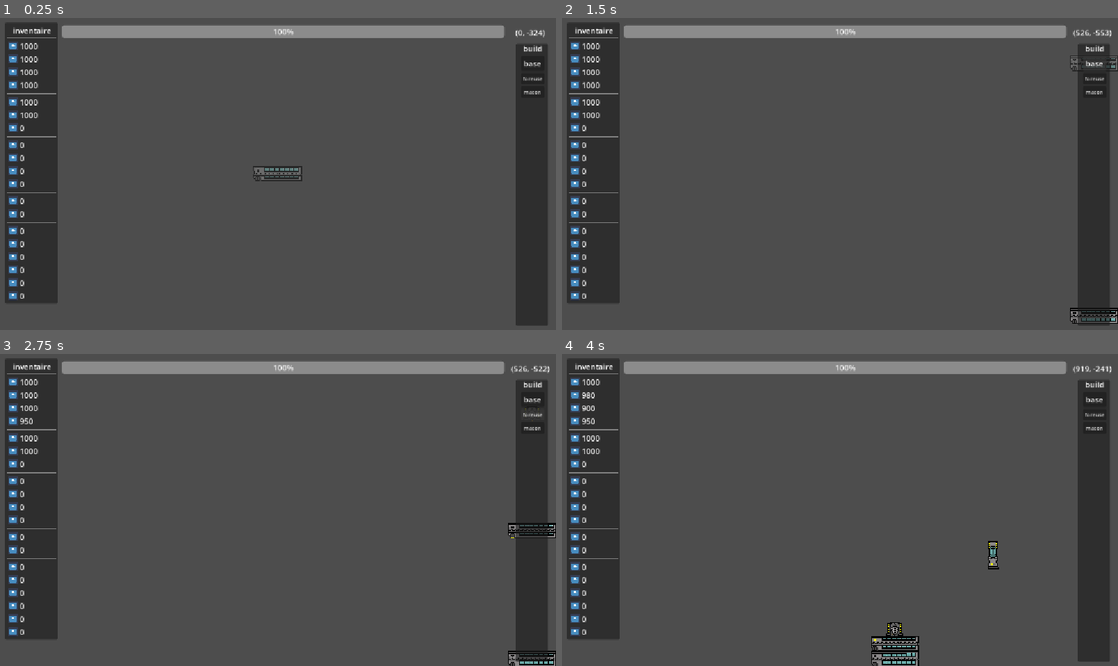
Above: before the commit, frames 1-4 (two rows, left to right).
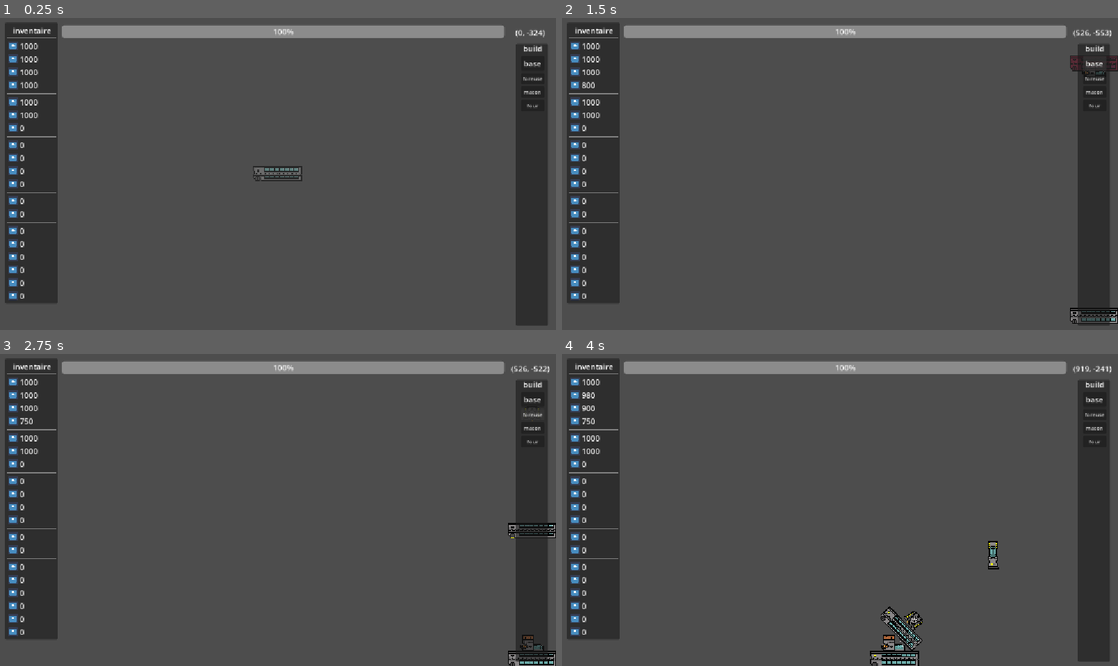
Above: after the commit, the same moments.

Repository: lucasbou-upsider/Indie-jam
Game: Godot game, scene res://scene/world.tscn
Two runs of this game, one before a commit and one after it. Both use one fixed random seed, a clock stepped at 60 frames per second and the inputs below. The engine's default icon, where the game draws it, is replaced by a stand-in: a white triangle on a blue panel in a dark square.
Inputs (mouse positions are in pixels of both pictures, inside the frame that each line leads up to):
- Up to frame 1 (0.25 s): no input
- Up to frame 2 (1.5 s): click (1095, 105) at 0.5 s, where only the run after the commit has a clickable "four"; click "base" at 1.25 s
- Up to frame 3 (2.75 s): click "foreuse" at 2 s
- Up to frame 4 (4 s): click "macon" at 2.75 s; move the mouse to (1095, 550) at 3.52 s; hold D (droite) from 3.53 s (still down); right-click (1095, 550) at 3.6 s; click (1095, 550) at 3.8 s

The runs differ from the first frame. In frame 1, less than 0.1% of the frame differs, in the area x 94-97%, y 27-29%; in frame 2, 0.2%; in frame 3, 0.1%; in frame 4, 0.8%, in the area x 3-97%, y 20-100%.

Commit message:
Auto stash before merge of "master" and "lucasbou-upsider/master"

Diff:
--- a/scene/craft/foreuse.gd
+++ b/scene/craft/foreuse.gd
@@ -51,6 +51,7 @@
 		collision_polygon_2d.disabled = false
 		if ray_cast_2d.is_colliding():
 			ray_cast_2d.enabled = false
+			sprite_2d.play("new_animation")
 			timer.start()
 
 	#blueprint
@@ -69,6 +70,7 @@
 
 #production
 func _on_timer_timeout() -> void:
+	sprite_2d.play("arret")
 	GLOBAL.pierre += 1
 	ray_cast_2d.enabled = true
 
--- a/scene/craft/foreuse.tscn
+++ b/scene/craft/foreuse.tscn
@@ -2,6 +2,10 @@
 
 [ext_resource type="Script" uid="uid://d2q1g7af3jy0x" path="res://scene/craft/foreuse.gd" id="1_p5dri"]
 [ext_resource type="Texture2D" uid="uid://polkeaxavfg8" path="res://sprite/New_Piskel_3.png" id="2_p5dri"]
+
+[sub_resource type="AtlasTexture" id="AtlasTexture_p5dri"]
+atlas = ExtResource("2_p5dri")
+region = Rect2(128, 128, 128, 128)
 
 [sub_resource type="AtlasTexture" id="AtlasTexture_y1255"]
 atlas = ExtResource("2_p5dri")
@@ -21,6 +25,14 @@
 
 [sub_resource type="SpriteFrames" id="SpriteFrames_x0iyh"]
 animations = [{
+"frames": [{
+"duration": 1.0,
+"texture": SubResource("AtlasTexture_p5dri")
+}],
+"loop": 1,
+"name": &"arret",
+"speed": 5.0
+}, {
 "frames": [{
 "duration": 1.0,
 "texture": SubResource("AtlasTexture_y1255")
@@ -46,9 +58,8 @@
 texture_filter = 1
 position = Vector2(33, -1)
 sprite_frames = SubResource("SpriteFrames_x0iyh")
-animation = &"new_animation"
+animation = &"arret"
 autoplay = "new_animation"
-frame_progress = 0.00980358
 
 [node name="PhysicsShape" type="CollisionPolygon2D" parent="." unique_id=134821111]
 polygon = PackedVector2Array(-19, 13, 17, 13, 17, -16, -19, -16)
--- a/scene/craft/fourneau.gd
+++ b/scene/craft/fourneau.gd
@@ -1,22 +1,20 @@
 extends RigidBody2D
 
 @onready var collision_polygon_2d: CollisionPolygon2D = $CollisionPolygon2D
-@onready var ray_cast_2d: RayCast2D = $RayCast2D
-@onready var timer: Timer = $Timer
-@onready var sprite_2d: AnimatedSprite2D = $Sprite2D
+@onready var sprite_2d: AnimatedSprite2D = $AnimatedSprite2D
 
 var is_blueprint := true
 var elec_efficacity = [2, 5, 10]
 @export var pv = 10
 var bodycount = 0
 var mouse_overed := false
-var cost_brick = 50
+var cost = 200
 
 
 func _ready() -> void:
 	#cout du batiments
-	if GLOBAL.brique >= cost_brick:
-		GLOBAL.brique -= cost_brick
+	if GLOBAL.brique >= cost:
+		GLOBAL.brique -= cost
 		GLOBAL.network[self] = {}
 	else:
 		queue_free()
@@ -30,7 +28,7 @@
 	#destruction
 	if Input.is_action_just_pressed("click droit"):
 		if mouse_overed:
-			GLOBAL.brique += cost_brick
+			GLOBAL.brique += cost
 			queue_free()
 		sleeping = false
 
@@ -43,9 +41,6 @@
 		linear_velocity = Vector2(0,0)
 	elif is_blueprint == false:
 		collision_polygon_2d.disabled = false
-		if ray_cast_2d.is_colliding():
-			ray_cast_2d.enabled = false
-			timer.start()
 
 	#blueprint
 	if is_blueprint:
@@ -61,17 +56,26 @@
 	if bodycount == 0:
 		is_blueprint = false
 
-#production
-func _on_timer_timeout() -> void:
-	GLOBAL.pierre += 1
-	ray_cast_2d.enabled = true
+
+func _on_production_timer_timeout() -> void:
+	if GLOBAL.minerai_fer >= 1 and GLOBAL.bois:
+		GLOBAL.minerai_fer -= 1
+		GLOBAL.lingot_fer += 1
 
 
-func _on_area_2d_area_entered(_area: Area2D) -> void:
+#verifie que la souris est sur le batiment
+func _on_clearance_area_mouse_entered() -> void:
+	print("bruh")
+	mouse_overed = true
+func _on_clearance_area_mouse_exited() -> void:
+	mouse_overed = false
+
+
+func _on_clearance_area_area_entered(_area: Area2D) -> void:
 	#regarder si possible de placer
 	if is_blueprint :
 		bodycount += 1
-func _on_area_2d_area_exited(_area: Area2D) -> void:
+func _on_clearance_area_area_exited(_area: Area2D) -> void:
 	#regarder si possible de placer
 	if is_blueprint:
 		bodycount -= 1
--- a/scene/craft/fourneau.tscn
+++ b/scene/craft/fourneau.tscn
@@ -1,24 +1,85 @@
 [gd_scene format=3 uid="uid://oowuyr1jo2gt"]
 
-[ext_resource type="Texture2D" uid="uid://j61hq17ylyme" path="res://icon.svg" id="1_p4roy"]
+[ext_resource type="Texture2D" uid="uid://be6wtm88uepqa" path="res://sprite/New_Piskel_6.png" id="1_ralbk"]
+[ext_resource type="Script" uid="uid://hqtiy5to6t2g" path="res://scene/craft/fourneau.gd" id="1_sqikg"]
+[ext_resource type="Texture2D" uid="uid://blxlosgehlidk" path="res://sprite/New_Piskel_5.png" id="2_sqikg"]
 
-[sub_resource type="RectangleShape2D" id="RectangleShape2D_g4v7s"]
-size = Vector2(129, 129)
+[sub_resource type="AtlasTexture" id="AtlasTexture_l46py"]
+atlas = ExtResource("2_sqikg")
+region = Rect2(0, 0, 128, 128)
 
-[sub_resource type="RectangleShape2D" id="RectangleShape2D_sqikg"]
-size = Vector2(131, 131)
+[sub_resource type="AtlasTexture" id="AtlasTexture_rh67h"]
+atlas = ExtResource("2_sqikg")
+region = Rect2(128, 0, 128, 128)
+
+[sub_resource type="AtlasTexture" id="AtlasTexture_wkqai"]
+atlas = ExtResource("2_sqikg")
+region = Rect2(0, 128, 128, 128)
+
+[sub_resource type="AtlasTexture" id="AtlasTexture_niefq"]
+atlas = ExtResource("2_sqikg")
+region = Rect2(128, 128, 128, 128)
+
+[sub_resource type="AtlasTexture" id="AtlasTexture_x1np8"]
+atlas = ExtResource("2_sqikg")
+region = Rect2(0, 256, 128, 128)
+
+[sub_resource type="SpriteFrames" id="SpriteFrames_x0iyh"]
+animations = [{
+"frames": [{
+"duration": 1.0,
+"texture": ExtResource("1_ralbk")
+}],
+"loop": 1,
+"name": &"arret",
+"speed": 5.0
+}, {
+"frames": [{
+"duration": 1.0,
+"texture": SubResource("AtlasTexture_l46py")
+}, {
+"duration": 1.0,
+"texture": SubResource("AtlasTexture_rh67h")
+}, {
+"duration": 1.0,
+"texture": SubResource("AtlasTexture_wkqai")
+}, {
+"duration": 1.0,
+"texture": SubResource("AtlasTexture_niefq")
+}, {
+"duration": 1.0,
+"texture": SubResource("AtlasTexture_x1np8")
+}],
+"loop": 1,
+"name": &"default",
+"speed": 8.0
+}]
 
 [node name="fourneau" type="RigidBody2D" unique_id=1767498378]
+script = ExtResource("1_sqikg")
 
-[node name="Sprite2D" type="Sprite2D" parent="." unique_id=1582189735]
-texture = ExtResource("1_p4roy")
-
-[node name="PhysicsShape" type="CollisionShape2D" parent="." unique_id=1110012592]
-position = Vector2(0.5, -0.5)
-shape = SubResource("RectangleShape2D_g4v7s")
+[node name="AnimatedSprite2D" type="AnimatedSprite2D" parent="." unique_id=1914465001]
+texture_filter = 1
+position = Vector2(27, -14)
+sprite_frames = SubResource("SpriteFrames_x0iyh")
+autoplay = "default"
+frame_progress = 0.17935063
 
 [node name="ClearanceArea" type="Area2D" parent="." unique_id=1417652553]
 
-[node name="ClearanceShape" type="CollisionShape2D" parent="ClearanceArea" unique_id=1335507028]
-position = Vector2(0.5, -0.5)
-shape = SubResource("RectangleShape2D_sqikg")
+[node name="CollisionPolygon2D2" type="CollisionPolygon2D" parent="ClearanceArea" unique_id=1477632132]
+polygon = PackedVector2Array(-23, -24, -23, -8, -26, -6, -26, 2, -23, 5, -23, 10, 25, 10, 25, -3, 20, -4, 19, -7, 5, -7, 5, -22, 2, -26, -19, -26)
+
+[node name="CollisionPolygon2D" type="CollisionPolygon2D" parent="." unique_id=1670567581]
+polygon = PackedVector2Array(-22, -23, -22, -7, -25, -5, -25, 2, -22, 5, -22, 9, 24, 9, 24, -3, 20, -3, 18, -6, 4, -6, 4, -22, 1, -25, -19, -25)
+disabled = true
+
+[node name="ProductionTimer" type="Timer" parent="." unique_id=384895210]
+wait_time = 5.0
+autostart = true
+
+[connection signal="area_entered" from="ClearanceArea" to="." method="_on_clearance_area_area_entered"]
+[connection signal="area_exited" from="ClearanceArea" to="." method="_on_clearance_area_area_exited"]
+[connection signal="mouse_entered" from="ClearanceArea" to="." method="_on_clearance_area_mouse_entered"]
+[connection signal="mouse_exited" from="ClearanceArea" to="." method="_on_clearance_area_mouse_exited"]
+[connection signal="timeout" from="ProductionTimer" to="." method="_on_production_timer_timeout"]
--- a/scene/world.gd
+++ b/scene/world.gd
@@ -3,6 +3,7 @@
 const BASE = preload("uid://byxo1qtpjx30p")
 const FOREUSE = preload("uid://02wx8g0s1olf")
 const MACON = preload("uid://bmqj2ocb6rh52")
+const FOURNEAU = preload("uid://oowuyr1jo2gt")
 
 var speed
 
@@ -42,3 +43,5 @@
 	add_child(FOREUSE.instantiate())
 func _on_button_macon_pressed() -> void:
 	add_child(MACON.instantiate())
+func _on_button_four_pressed() -> void:
+	add_child(FOURNEAU.instantiate())
--- a/scene/world.tscn
+++ b/scene/world.tscn
@@ -81,6 +81,11 @@
 theme_override_font_sizes/font_size = 11
 text = "macon"
 
+[node name="Button_four" type="Button" parent="Interface/Panel_construction/VBoxContainer" unique_id=1625611913]
+layout_mode = 2
+theme_override_font_sizes/font_size = 11
+text = "four"
+
 [node name="Panel_inventaire" type="Panel" parent="Interface" unique_id=255062353]
 offset_left = 10.0
 offset_top = 11.0
@@ -331,3 +336,4 @@
 [connection signal="pressed" from="Interface/Panel_construction/VBoxContainer/Button_base" to="." method="_on_button_base_pressed"]
 [connection signal="pressed" from="Interface/Panel_construction/VBoxContainer/Button_foreuse" to="." method="_on_button_foreuse_pressed"]
 [connection signal="pressed" from="Interface/Panel_construction/VBoxContainer/Button_macon" to="." method="_on_button_macon_pressed"]
+[connection signal="pressed" from="Interface/Panel_construction/VBoxContainer/Button_four" to="." method="_on_button_four_pressed"]
